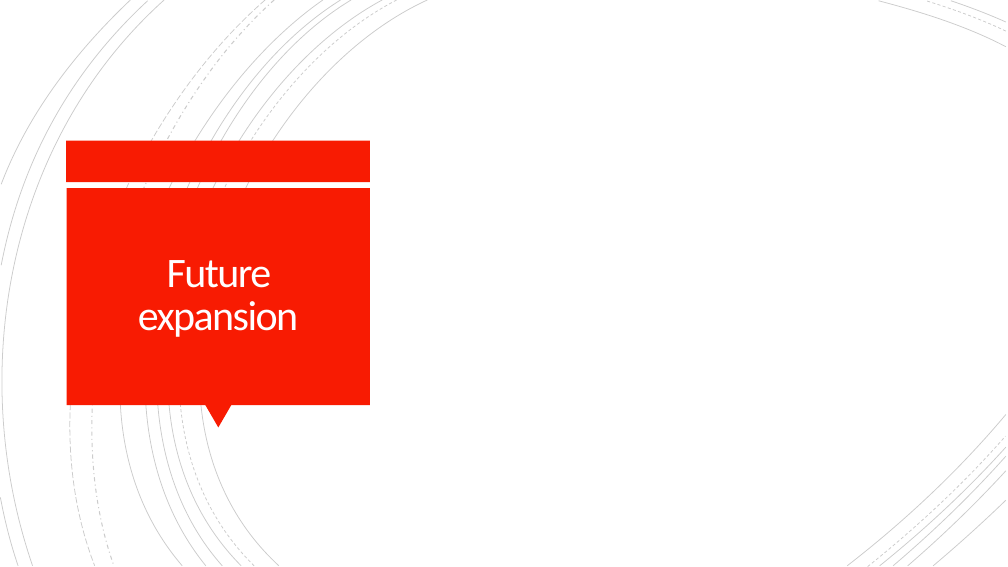
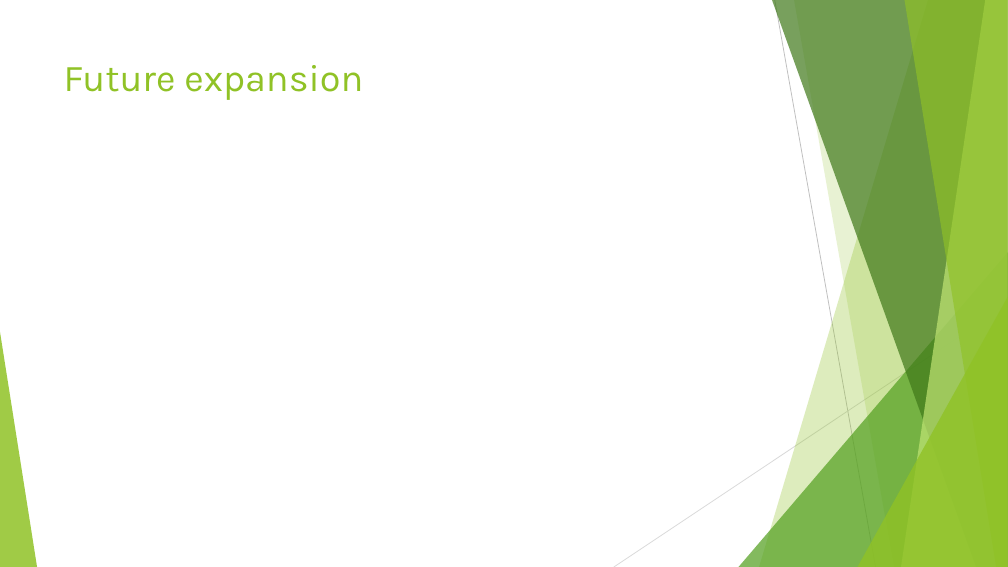
Before and after one commit to Teepiano1/mathsprint, a slide deck: slide 6 of MATHS SPRINT presentation.pptx (slide 4 before the commit). Drawn at 1008x567 pixels with LibreOffice and Linux fonts; fonts in the diff are those of the drawing. Boxes give left, top, right and bottom in pixels: in the first picture for what was removed or moved away, otherwise in the second. Text is boxed around its words. In the diff, an @@ line names an element or a change of style, - is before the commit and + after.

```diff
--- a/MATHS SPRINT presentation.pptx
+++ b/MATHS SPRINT presentation.pptx
@@ group removed at [0, 0, 1006, 567]: 21 freeform shapes @@
@@ title "Future expansion": place and size @@
-title "Future expansion" at [138, 260, 298, 337]
+title "Future expansion" at [64, 65, 363, 100]
@@ title "Future expansion" at [64, 65, 363, 100]: size 40 to 36 pt, font Calibri to Karla, text colour #FFFEFF to #90C226, letter spacing -1.5 to 0 pt; alignment centre to left; line spacing 0.85 to 1; vertical alignment middle to top @@
@@ rectangle removed at [67, 141, 371, 182] @@
@@ rectangle removed at [67, 188, 370, 405] @@
@@ group added at [0, 0, 1008, 567]: 5 freeform shapes, 3 triangles, 2 lines @@
@@ triangle removed at [205, 405, 231, 428] @@
```
Also in this commit, not shown: 3 other slides changed, 7 slides added, 5 slides removed, 3 other files.
